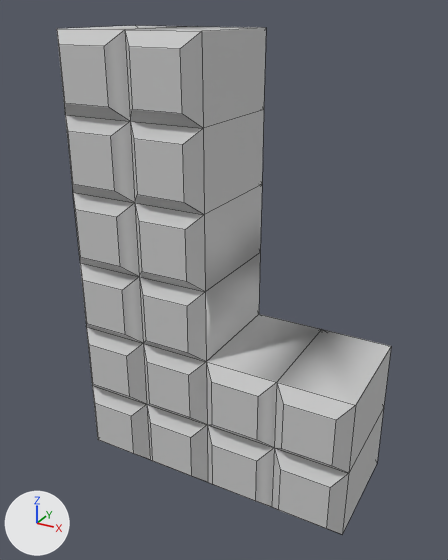
What one commit did to the FBX model Assets/Models/Color Block Jam/FBX/lego_flat_6.fbx.
Rendered twice from a camera (50 mm lens) standing at (3.56, -6.78, 3.22) and looking at (-0.1, -0.12, -0.12). Every picture has the same lights, and +X, +Y and +Z are marked at lower left. Mesh edges are drawn as thin lines. Where no turn or scale is listed for an object, it has been applied to the vertices. Vertices at the same position are counted once.

Objects in the first picture: 'lego_flat_6'.
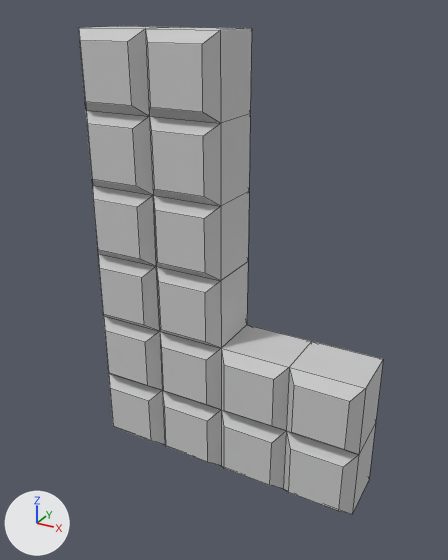
Where the change shows, as pixel boxes (x1, y1, x2, y2) in the pictures (448 x 560 px):
'lego_flat_6', reshaped (9% narrower)
    before: (57, 25, 391, 534)
    after: (79, 26, 383, 514)
part 1 of me_mesh, rebuilt (47% narrower, 28% shorter)
    before: (206, 314, 391, 473)
    after: (286, 341, 383, 455)
part 2 of me_mesh, rebuilt
    before: (65, 110, 264, 215)
    after: (86, 110, 153, 195)
part 3 of me_mesh, rebuilt (54% narrower, 12% shorter)
    before: (57, 25, 266, 128)
    after: (79, 26, 175, 116)
part 4 of me_mesh, rebuilt (47% narrower, 28% shorter)
    before: (207, 408, 384, 534)
    after: (283, 423, 376, 514)
part 5 of me_mesh, rebuilt
    before: (86, 327, 147, 404)
    after: (104, 316, 162, 390)
part 6 of me_mesh, rebuilt
    before: (92, 385, 150, 459)
    after: (109, 373, 165, 445)
part 7 of me_mesh, rebuilt
    before: (143, 343, 207, 425)
    after: (160, 332, 221, 409)
part 8 of me_mesh, rebuilt
    before: (147, 404, 208, 482)
    after: (162, 391, 221, 466)
part 9 of me_mesh, added
    after: (221, 325, 311, 431)
part 10 of me_mesh, added
    after: (221, 410, 286, 489)
part 11 of me_mesh, added
    after: (145, 27, 252, 123)
part 12 of me_mesh, added
    after: (149, 114, 250, 206)
part 13 of me_mesh, added
    after: (93, 186, 156, 266)
part 14 of me_mesh, added
    after: (153, 191, 249, 281)
part 15 of me_mesh, added
    after: (99, 254, 159, 331)
part 16 of me_mesh, added
    after: (156, 261, 248, 348)
part 17 of me_mesh, deleted
    before: (73, 185, 262, 361)

The change, as a diff of the scene's bpy script:
```diff
--- a/Assets/Models/Color Block Jam/FBX/lego_flat_6.fbx.py
+++ b/Assets/Models/Color Block Jam/FBX/lego_flat_6.fbx.py
@@ me_mesh @@
-me_mesh.from_pydata(...)  # 226 vertices, 216 faces; spans x -2.0..2.0, y -0.95..0.95, z -2.99..2.99
+me_mesh.from_pydata(...)  # 256 vertices, 224 faces; spans x -2.0..2.0, y -0.55..0.55, z -2.99..2.99
+# me_mesh part 1: the loose piece of 28 vertices spanning x 0.0..2.0, y -0.95..0.95, z -1.99..-1.0 is rebuilt with 16 vertices and now spans x 1.0..2.0, y -0.55..0.55, z -1.99..-1.0
+# me_mesh part 2: the loose piece of 28 vertices spanning x -2.0..0.0, y -0.95..0.95, z 1.0..1.99 is rebuilt with 16 vertices and now spans x -2.0..-1.0, y -0.55..0.55, z 1.0..1.99
+# me_mesh part 3: the loose piece of 28 vertices spanning x -2.0..0.0, y -0.95..0.95, z 1.99..2.99 is rebuilt with 16 vertices and now spans x -2.0..-1.0, y -0.55..0.55, z 1.99..2.99
+# me_mesh part 4: the loose piece of 28 vertices spanning x 0.0..2.0, y -0.95..0.95, z -2.99..-1.99 is rebuilt with 16 vertices and now spans x 1.0..2.0, y -0.55..0.55, z -2.99..-1.99
+# me_mesh part 5: the loose piece of 16 vertices spanning x -2.0..-1.0, y -0.95..0.95, z -1.99..-1.0 is rebuilt with 16 vertices and now spans x -2.0..-1.0, y -0.55..0.55, z -1.99..-1.0
+# me_mesh part 6: the loose piece of 16 vertices spanning x -2.0..-1.0, y -0.95..0.95, z -2.99..-1.99 is rebuilt with 16 vertices and now spans x -2.0..-1.0, y -0.55..0.55, z -2.99..-1.99
+# me_mesh part 7: the loose piece of 16 vertices spanning x -1.0..0.0, y -0.95..0.95, z -1.99..-1.0 is rebuilt with 16 vertices and now spans x -1.0..0.0, y -0.55..0.55, z -1.99..-1.0
+# me_mesh part 8: the loose piece of 16 vertices spanning x -1.0..0.0, y -0.95..0.95, z -2.99..-1.99 is rebuilt with 16 vertices and now spans x -1.0..0.0, y -0.55..0.55, z -2.99..-1.99
+# me_mesh part 9: a new loose piece of 16 vertices spanning x 0.0..1.0, y -0.55..0.55, z -1.99..-1.0, in mat_material__25 (light grey #cacaca)
+# me_mesh part 10: a new loose piece of 16 vertices spanning x 0.0..1.0, y -0.55..0.55, z -2.99..-1.99, in mat_material__25 (light grey #cacaca)
+# me_mesh part 11: a new loose piece of 16 vertices spanning x -1.0..0.0, y -0.55..0.55, z 1.99..2.99, in mat_material__25 (light grey #cacaca)
+# me_mesh part 12: a new loose piece of 16 vertices spanning x -1.0..0.0, y -0.55..0.55, z 1.0..1.99, in mat_material__25 (light grey #cacaca)
+# me_mesh part 13: a new loose piece of 16 vertices spanning x -2.0..-1.0, y -0.55..0.55, z 0.0..1.0, in mat_material__25 (light grey #cacaca)
+# me_mesh part 14: a new loose piece of 16 vertices spanning x -1.0..0.0, y -0.55..0.55, z 0.0..1.0, in mat_material__25 (light grey #cacaca)
+# me_mesh part 15: a new loose piece of 16 vertices spanning x -2.0..-1.0, y -0.55..0.55, z -1.0..0.0, in mat_material__25 (light grey #cacaca)
+# me_mesh part 16: a new loose piece of 16 vertices spanning x -1.0..0.0, y -0.55..0.55, z -1.0..0.0, in mat_material__25 (light grey #cacaca)
+# me_mesh part 17
+# 50 vertices are removed from x -2.0..0.0, y -0.95..0.95, z -1.0..1.0
+# 52 faces are deleted
 me_mesh.materials.append(mat_material__25)
```
